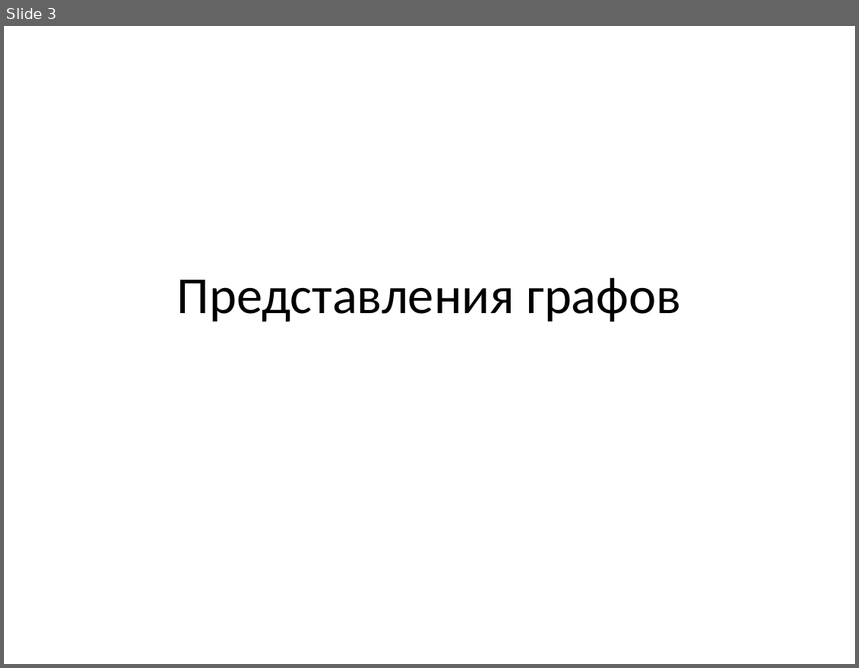
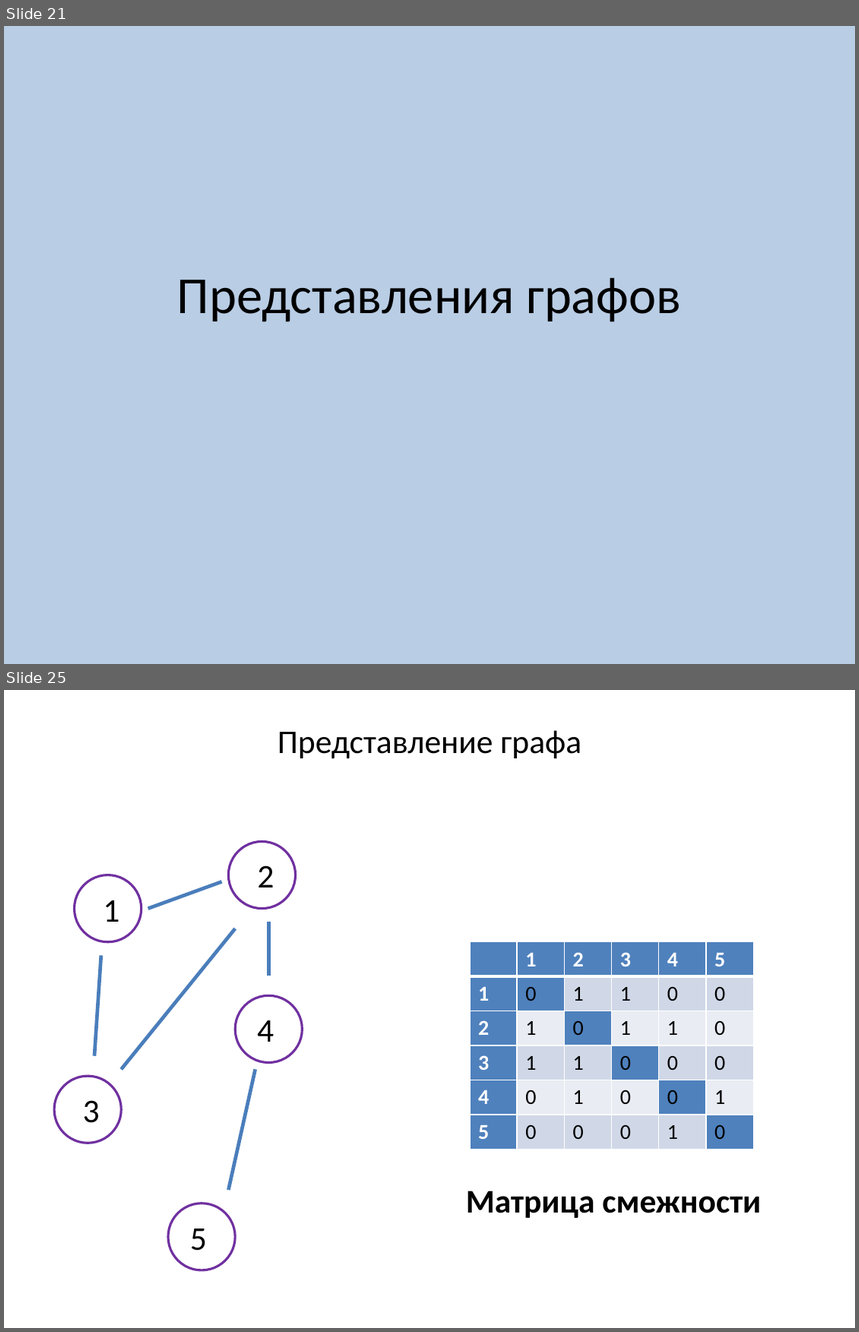
Before and after one commit to SteinbergOB/ANG, a slide deck: Презентации/Лекция 0.pptx. Shown one above the other, each under a label of ours: slide 3 before the commit, slides 21 and 25 after it; the slides between them are not shown. The pictures are 859x668 and 859x1332 pixels, drawn with LibreOffice and Linux fonts; fonts in the diff are those of the drawing. Boxes give left, top, right and bottom in pixels: in the first picture for what was removed or moved away, otherwise in the second. Text is boxed around its words. In the diff, an @@ line names an element or a change of style, - is before the commit and + after.

```diff
--- a/Презентации/Лекция 0.pptx
+++ b/Презентации/Лекция 0.pptx
@@ slide 25 added at box(4, 690, 855, 1328), background #FFFFFF @@
@@ text added at box(278, 730, 582, 758), 28 pt, text #000000 @@
+Представление графа
@@ ellipse added at box(229, 841, 296, 909), fill #FFFFFF, outline #7030A0 2 pt @@
@@ text added at box(257, 866, 274, 888), 28 pt, text #000000 @@
+2
@@ ellipse added at box(75, 875, 142, 943), fill #FFFFFF, outline #7030A0 2 pt @@
@@ line added from (222, 882) to (148, 909), #4B7EBC 3 pt @@
@@ text added at box(103, 901, 120, 922), 28 pt, text #000000 @@
+1
@@ line added from (122, 1070) to (236, 929), #4B7EBC 3 pt @@
@@ line added from (268, 923) to (268, 976), #4B7EBC 3 pt @@
@@ line added from (101, 955) to (94, 1056), #4B7EBC 3 pt @@
@@ table added at box(470, 942, 756, 1149), 6 rows, 6 columns @@
+ | 1 | 2 | 3 | 4 | 5
+1 | 0 | 1 | 1 | 0 | 0
+2 | 1 | 0 | 1 | 1 | 0
+3 | 1 | 1 | 0 | 0 | 0
+4 | 0 | 1 | 0 | 0 | 1
+5 | 0 | 0 | 0 | 1 | 0
@@ ellipse added at box(236, 996, 303, 1063), fill #FFFFFF, outline #7030A0 2 pt @@
@@ text added at box(257, 1021, 274, 1042), 28 pt, text #000000 @@
+4
@@ ellipse added at box(54, 1076, 122, 1144), fill #FFFFFF, outline #7030A0 2 pt @@
@@ line added from (255, 1070) to (229, 1191), #4B7EBC 3 pt @@
@@ text added at box(83, 1100, 100, 1123), 28 pt, text #000000 @@
+3
@@ text added at box(466, 1191, 761, 1218), 28 pt, text #000000, bold @@
+Матрица смежности
@@ ellipse added at box(168, 1203, 236, 1271), fill #FFFFFF, outline #7030A0 2 pt @@
@@ text added at box(190, 1229, 207, 1251), 28 pt, text #000000 @@
+5
@@ what was slide 3 is now slide 21 @@
@@ slide 21 changed as well @@
@@ background #FFFFFF to #B9CDE5 @@
```
Also in this commit, not shown: 1 other slide changed, 63 other slides added, 4 slides removed, 2 other files.
